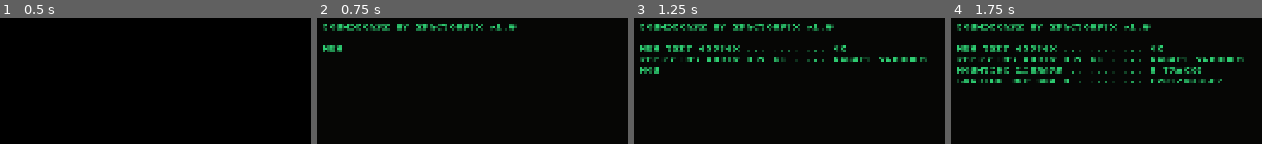
Above: before the commit, frames 1-4 (left to right).
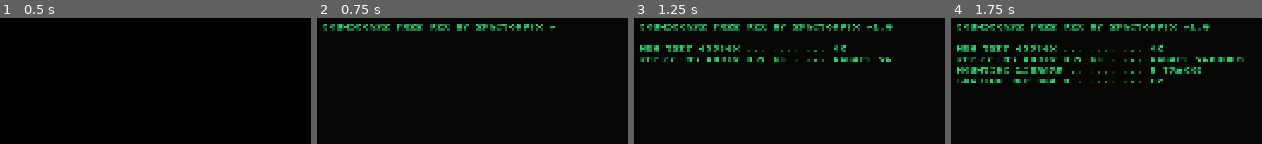
Above: after the commit, the same moments.

Repository: Tune-0-Matic/SOUNDSCAPE-FREE-NON-RELEASE
Game: Godot game, scene res://player.tscn
Two runs of this game, one before a commit and one after it. Both use one fixed random seed, a clock stepped at 60 frames per second and the inputs below. Video files are missing from this copy of the repository; at most half a second of black plays in their place.
Inputs (mouse positions are in pixels of both pictures, inside the frame that each line leads up to):
- Up to frame 1 (0.5 s): no input
- Up to frame 2 (0.75 s): click (outside the picture) at 0.52 s; type "12" at 0.6 s
- Up to frame 3 (1.25 s): no input
- Up to frame 4 (1.75 s): click "PLAY" at 1.25 s

Frame 1 is identical in both runs. In frame 2, 1.7% of the frame differs, in the area x 1-77%, y 4-27%; in frame 3, 2.2%, in the area x 1-95%, y 4-45%; in frame 4, 2.0%.

Commit message:
Update player and interface features

Diff:
--- a/boot.gd
+++ b/boot.gd
@@ -9,7 +9,7 @@
 signal finished(user_name: String)
 
 const LINES := [
-	"SOUNDSCAPE BY ZFACTORPSX v1.0",
+	"SOUNDSCAPE FREE VER BY ZFACTORPSX v1.0",
 	"",
 	"MEM TEST 65536K ............ OK",
 	"DETECTING AUDIO DEVICE ..... WASAPI 96000HZ",
@@ -20,6 +20,12 @@
 	"CALIBRATING PHOSPHOR ....... OK",
 	"",
 ]
+const MESSAGE := """Welcome To SOUNDSCAPE!
+You Are Currently On The Free Version. It is a SOLID Media Player.
+Please Check Out The Full Version By Going To The "STATS" Tab!
+Also, Check Out The Discord!
+Enjoy The Visualizers!!!!
+-ZFACTORPSX"""
 const CHARS_PER_SEC := 150.0
 const MAX_NAME := 16
 
@@ -80,7 +86,7 @@
 			out += "\nENTER NAME: " + _typed + _caret()
 		Phase.WELCOME:
 			out += "\nWELCOME BACK " if _returning else "\nWELCOME "
-			out += user_name + "\n\nPRESS SPACE TO ENTER " + _caret()
+			out += user_name + "\n\n" + MESSAGE + "\n\nPRESS SPACE TO ENTER " + _caret()
 	_label.text = out
 
 func _caret() -> String:
--- a/player.gd
+++ b/player.gd
@@ -130,6 +130,7 @@
 		_filter = s.strip_edges()
 		_refill())
 	%Reboot.pressed.connect(_on_reboot)
+	%FullVer.pressed.connect(func() -> void: OS.shell_open("https://zfactorpsx.itch.io/soundscape"))
 	_setup_fade()
 	_setup_feed()
 	_setup_fps()
@@ -400,7 +401,6 @@
 func _playing() -> bool: return _video.is_playing() if _vid() else _audio.playing
 func _paused() -> bool: return _video.paused if _vid() else _audio.stream_paused
 func _seek(t: float) -> void:
-	# ponytail: VideoStreamPlayer seeks to the nearest keyframe; exact only for audio.
 	if _vid(): _video.stream_position = t
 	else: _audio.seek(t)
 
@@ -506,7 +506,6 @@
 	var f := video_path.get_file()
 	return f.to_upper() if f else "DEMO_TONE.WAV"
 
-# ponytail: synthesized so the player runs with an empty library -- harmless once folders are added.
 func _demo_tone() -> AudioStreamWAV:
 	var sr := 22050
 	var buf := PackedByteArray()
@@ -521,7 +520,6 @@
 	s.data = buf
 	return s
 
-# ponytail: mm:ss only -- rolls past 60 min as "61:04", add hours when a source needs it.
 func _fmt(t: float) -> String:
 	return "%02d:%02d" % [int(t) / 60, int(t) % 60]
 
--- a/player.tscn
+++ b/player.tscn
@@ -227,7 +227,7 @@
 layout_mode = 2
 size_flags_horizontal = 3
 theme_type_variation = &"HeaderLabel"
-text = "SOUNDSCAPE BY ZFACTOR PSX"
+text = "SOUNDSCAPE FREE VER BY ZFACTOR PSX"
 
 [node name="Clock" type="Label" parent="Margin/Main/TopHeaderBar/HB" unique_id=1360811350]
 unique_name_in_owner = true
@@ -739,6 +739,11 @@
 unique_name_in_owner = true
 layout_mode = 2
 text = "REBOOT"
+
+[node name="FullVer" type="Button" parent="Margin/Main/Workspace/RightSidebar/Tabs/STATS" unique_id=1702554019]
+unique_name_in_owner = true
+layout_mode = 2
+text = "FULL VER"
 
 [node name="ScrubRow" type="HBoxContainer" parent="Margin/Main" unique_id=638047940]
 unique_name_in_owner = true
--- a/project.godot
+++ b/project.godot
@@ -10,7 +10,7 @@
 
 [application]
 
-config/name="SOUNDSCAPE (FREE) (NON-RELEASE)"
+config/name="SOUNDSCAPE (FREE)"
 run/main_scene="res://player.tscn"
 config/features=PackedStringArray("4.7", "Forward Plus")
 boot_splash/bg_color=Color(0, 0, 0, 1)
Not shown, removed: .gitignore.txt
Not shown, added: export_presets.cfg
Not shown, changed: .gitignore
